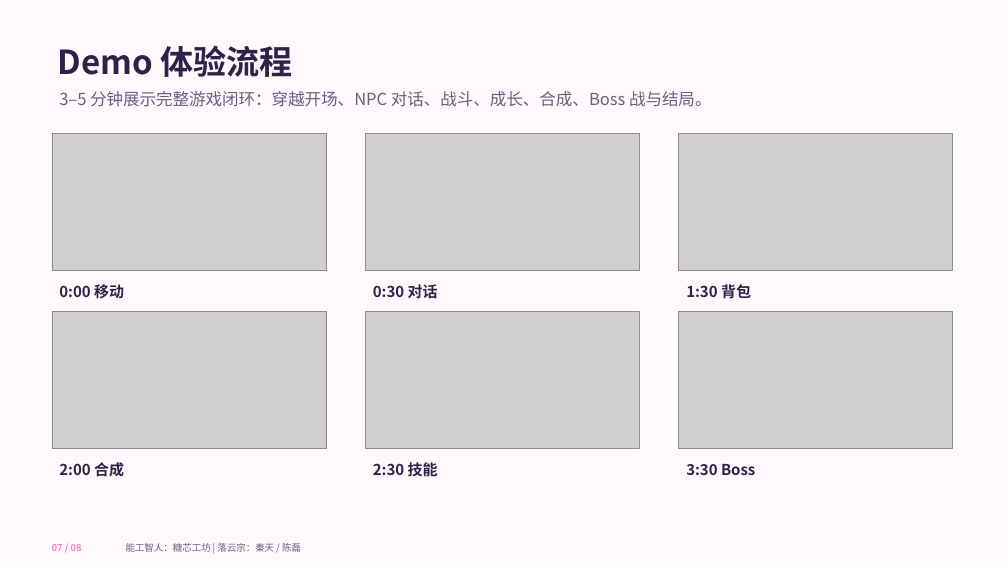
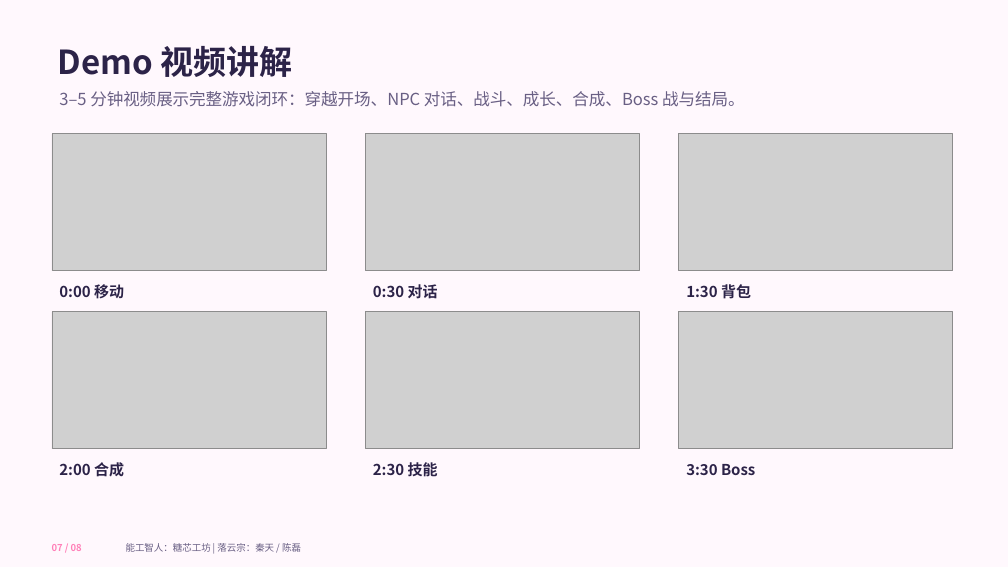
Before and after one commit to youkai-emmison/Craftsmen-and-Homo-sapiens, a slide deck: slide 7 of Submission/project_deck.pptx. Drawn at 1008x567 pixels with LibreOffice and Linux fonts; fonts in the diff are those of the drawing; grey boxes stand for pictures. Boxes give left, top, right and bottom in pixels: in the first picture for what was removed or moved away, otherwise in the second. Text is boxed around its words. In the diff, an @@ line names an element or a change of style, - is before the commit and + after.

```diff
--- a/Submission/project_deck.pptx
+++ b/Submission/project_deck.pptx
@@ text at (58, 46, 293, 77): text changed @@
-Demo 体验流程
+Demo 视频讲解
@@ text at (59, 91, 745, 107): text changed @@
-3–5 分钟展示完整游戏闭环：穿越开场、NPC 对话、战斗、成长、合成、Boss 战与结局。
+3–5 分钟视频展示完整游戏闭环：穿越开场、NPC 对话、战斗、成长、合成、Boss 战与结局。
```
Also in this commit, not shown: 1 other slide changed, 14 other files.
